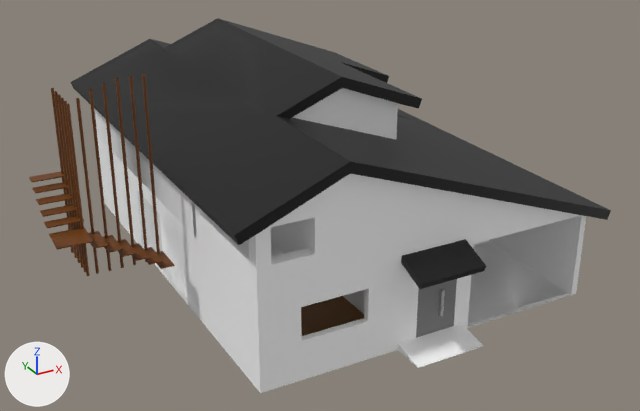
Before and after pictures for a commit that changed the FBX model LectureAssets/house.fbx.
The view is the same before and after, from a 50 mm lens placed at (-16.4, -23.5, 13.3), pointed at (-3.9, -0.8, 2.0). Every picture has the same lights, and +X, +Y and +Z are marked at lower left. Where no turn or scale is listed for an object, it has been applied to the vertices. Vertices at the same position are counted once.

Names of what the first picture shows: 'FirstFloor', 'FirstFloor.001', 'Plane.002', 'Stair'.
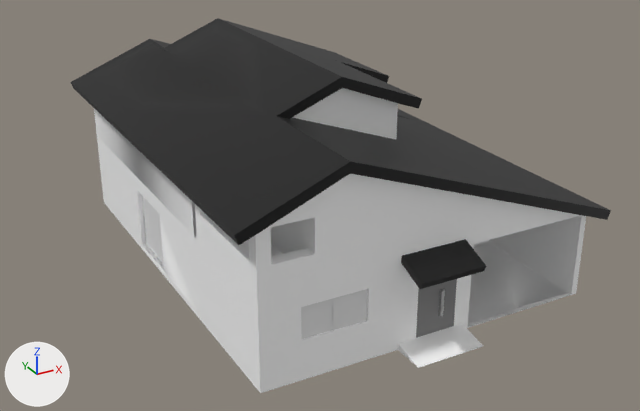
The newer file is also turned or shifted as a whole; pictures and numbers use the older file's frame.

What differs and where, as boxes [x1, y1, x2, y2] in the pictures (640 x 411 px):
'Stair', mesh moved (not visible afterwards)
    before: [29, 74, 174, 276]
'Plane.001', added
    after: [333, 289, 368, 330]
'Plane.003', added
    after: [301, 299, 333, 339]

The change, as a list of edits to the scene's bpy script:
```text
Change me_stair:
    where me_stair.from_pydata(...)  # 192 vertices, 122 faces; spans x -8.4..-5.24, y -2.01..0.76, z 0.0..5.5
    used by ob_stair; location = (-3.99, 0.0, 1.55)
    me_stair part 1: the whole mesh is moved by (3.99, 0.0, -1.55)
Add me_plane_003:
    me_plane_003.from_pydata([(-7.54, -6.1, 0.2), (-7.54, -6.12, 0.2), (-7.54, -6.1, 2.2), (-7.54, -6.12, 2.2), (-6.44, -6.12, 0.2), (-6.44, -6.1, 0.2), (-6.44, -6.12, 2.2), (-6.44, -6.1, 2.2), (-6.4, -6.12, 0.2), (-6.4, -6.12, 2.2), (-6.4, -6.1, 0.2), (-6.4, -6.1, 2.2), (-6.44, -6.08, 0.2), (-6.44, -6.08, 2.2), (-6.4, -6.08, 0.2), (-6.4, -6.08, 2.2)], [], [(5, 4, 1, 0), (7, 2, 3, 6), (5, 0, 2, 7), (0, 1, 3, 2), (1, 4, 6, 3), (7, 6, 9, 11), (9, 8, 10, 11), (6, 4, 8, 9), (4, 5, 10, 8), (10, 5, 12, 14), (12, 13, 15, 14), (7, 11, 15, 13), (11, 10, 14, 15), (5, 7, 13, 12)])
    for i in [6, 10, 12, 13]: me_plane_003.polygons[i].material_index = 1
    me_plane_003.materials.append(mat_house_window_glass)  # white #e7e7e7
    me_plane_003.materials.append(mat_house_window_frame)  # white #e7e7e7
Add me_plane_001:
    me_plane_001.from_pydata([(-5.34, -6.14, 0.2), (-5.34, -6.12, 0.2), (-5.34, -6.14, 2.2), (-5.34, -6.12, 2.2), (-6.44, -6.14, 0.2), (-6.44, -6.12, 0.2), (-6.44, -6.14, 2.2), (-6.44, -6.12, 2.2)], [], [(0, 1, 3, 2), (4, 0, 2, 6), (1, 5, 7, 3), (3, 7, 6, 2), (1, 0, 4, 5)])
    me_plane_001.materials.append(mat_house_window_glass)  # white #e7e7e7
Add ob_plane_003:
    ob_plane_003 = bpy.data.objects.new('Plane.003', me_plane_003)
    ob_plane_003.location = (0.0, 0.0, -0.2)
Add ob_plane_001:
    ob_plane_001 = bpy.data.objects.new('Plane.001', me_plane_001)
    ob_plane_001.location = (0.0, 0.0, -0.2)
```
